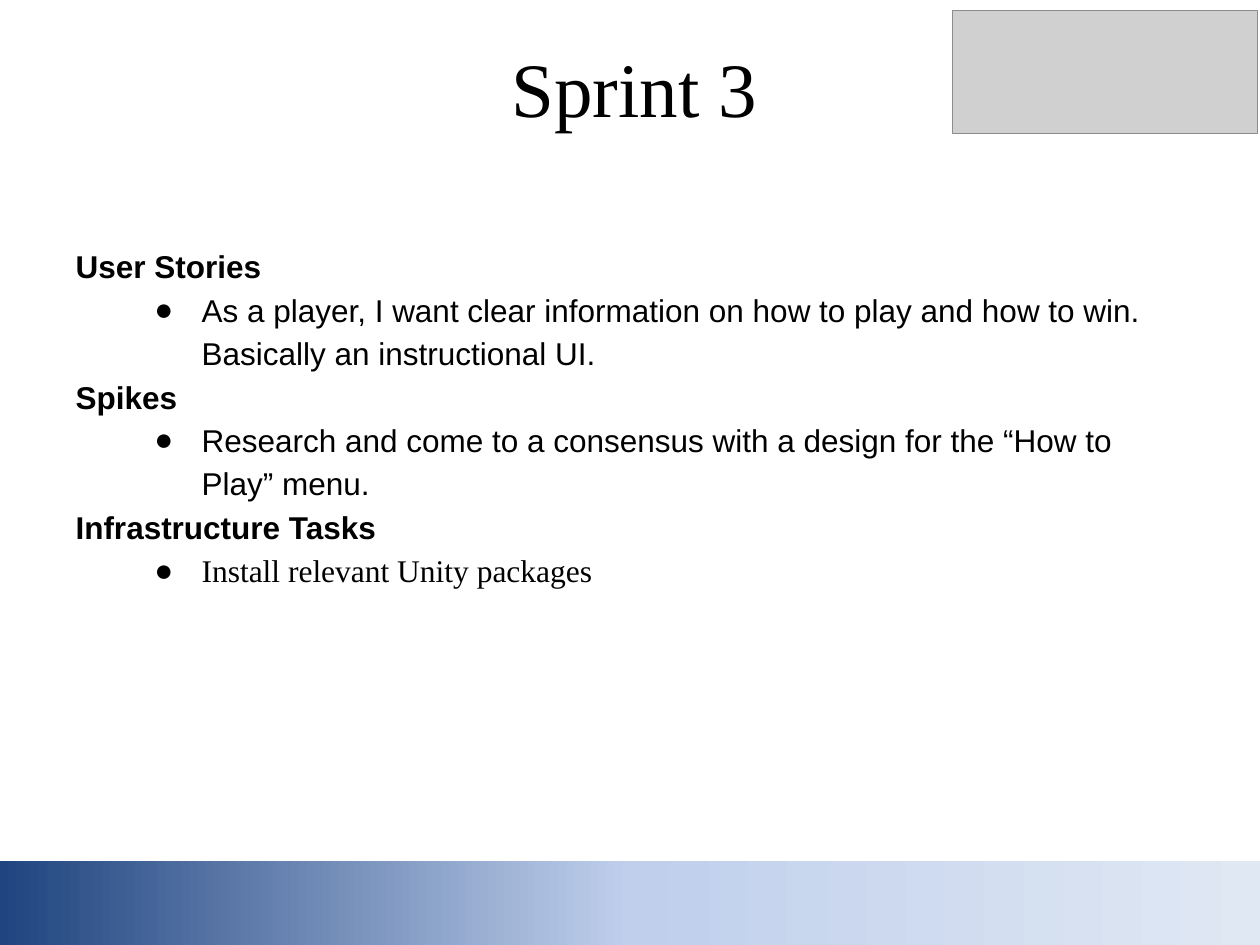
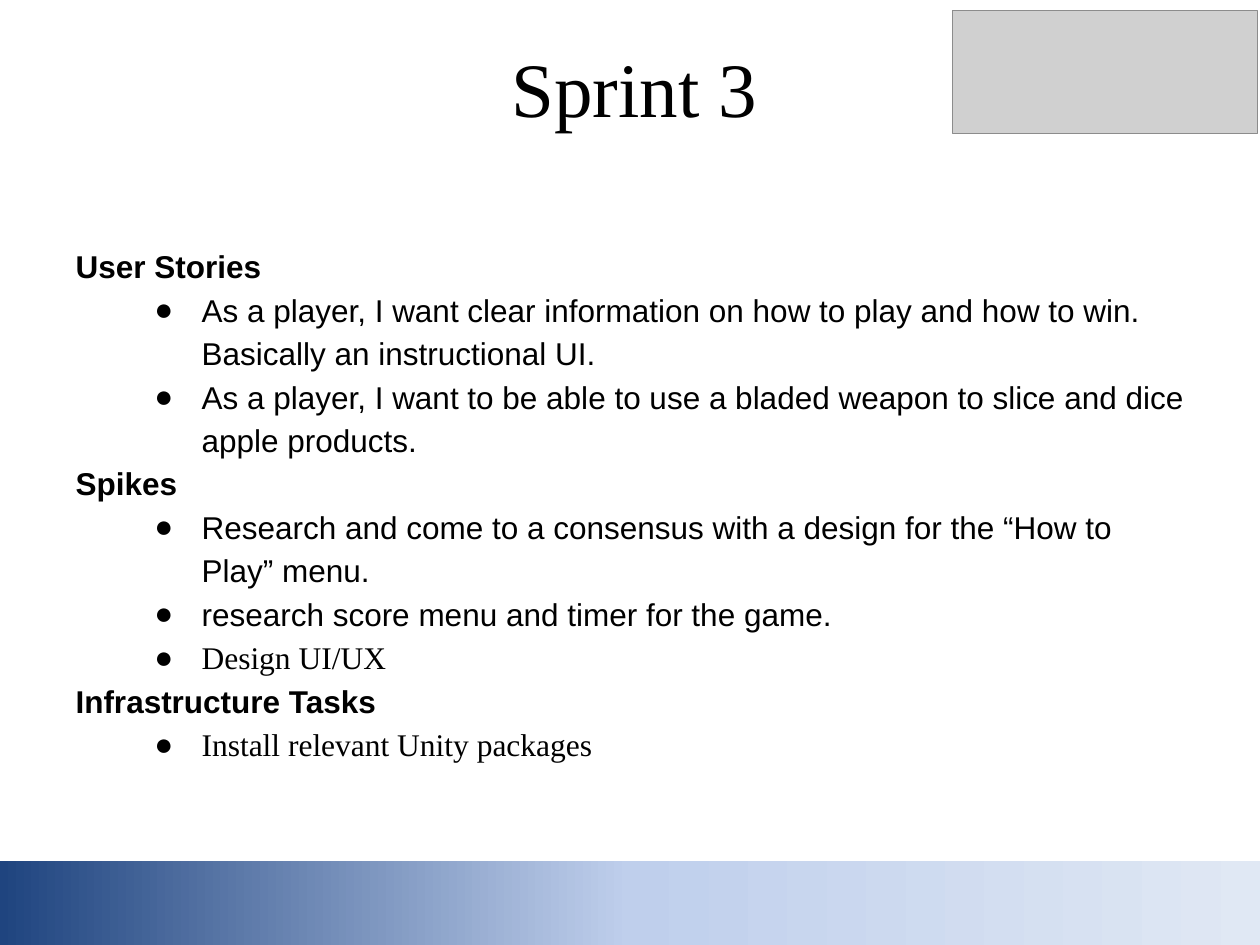
Before and after one commit to Stazfire/CSE115A-Rage-Quit, a slide deck: slide 6 of Rage Quit Initial.pptx. Drawn at 1260x945 pixels with LibreOffice and Linux fonts; fonts in the diff are those of the drawing; grey boxes stand for pictures. Boxes give left, top, right and bottom in pixels: in the first picture for what was removed or moved away, otherwise in the second. Text is boxed around its words. In the diff, an @@ line names an element or a change of style, - is before the commit and + after.

```diff
--- a/Rage Quit Initial.pptx
+++ b/Rage Quit Initial.pptx
@@ text at box(202, 386, 1184, 458): paragraph added @@
+● As a player, I want to be able to use a bladed weapon to slice and dice apple products.
@@ text at box(202, 603, 832, 676): paragraphs added @@
+● research score menu and timer for the game.
+● Design UI/UX
```
Also in this commit, not shown: 6 other slides changed.
